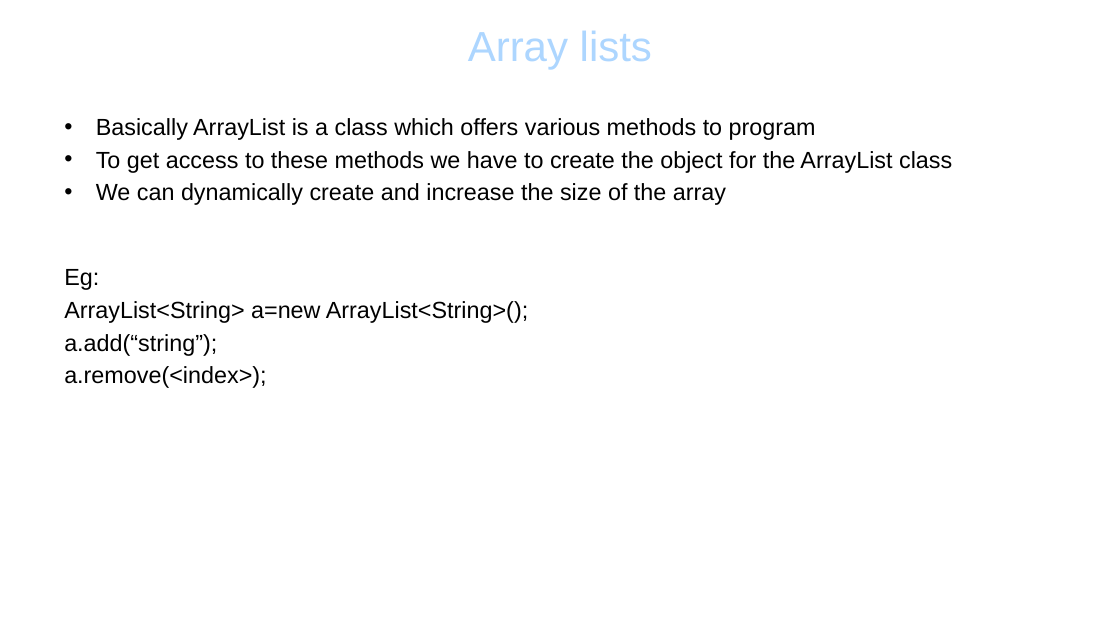
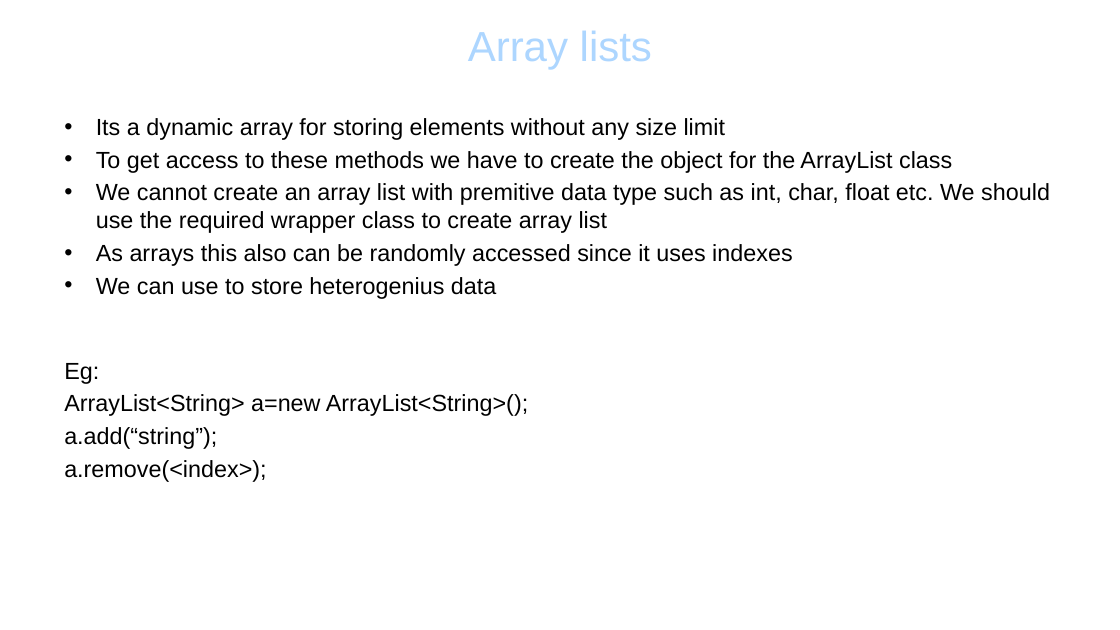
Before and after one commit to lanceqa81/Notes, a slide deck: slide 8 of Java_Basics.pptx. Drawn at 1120x630 pixels with LibreOffice and Linux fonts; fonts in the diff are those of the drawing; background and template pictures are left out. Boxes give left, top, right and bottom in pixels: in the first picture for what was removed or moved away, otherwise in the second. Text is boxed around its words. In the diff, an @@ line names an element or a change of style, - is before the commit and + after.

```diff
--- a/Java_Basics.pptx
+++ b/Java_Basics.pptx
@@ text at [96,118,725,140]: text changed @@
-• Basically ArrayList is a class which offers various methods to program
+• Its a dynamic array for storing elements without any size limit
@@ text at [96,183,1050,299]: text changed @@
-• We can dynamically create and increase the size of the array
+• We cannot create an array list with premitive data type such as int, char, float etc. We should use the required wrapper class to create array list
+• As arrays this also can be randomly accessed since it uses indexes
+• We can use to store heterogenius data
```
Also in this commit, not shown: 1 slide added.
